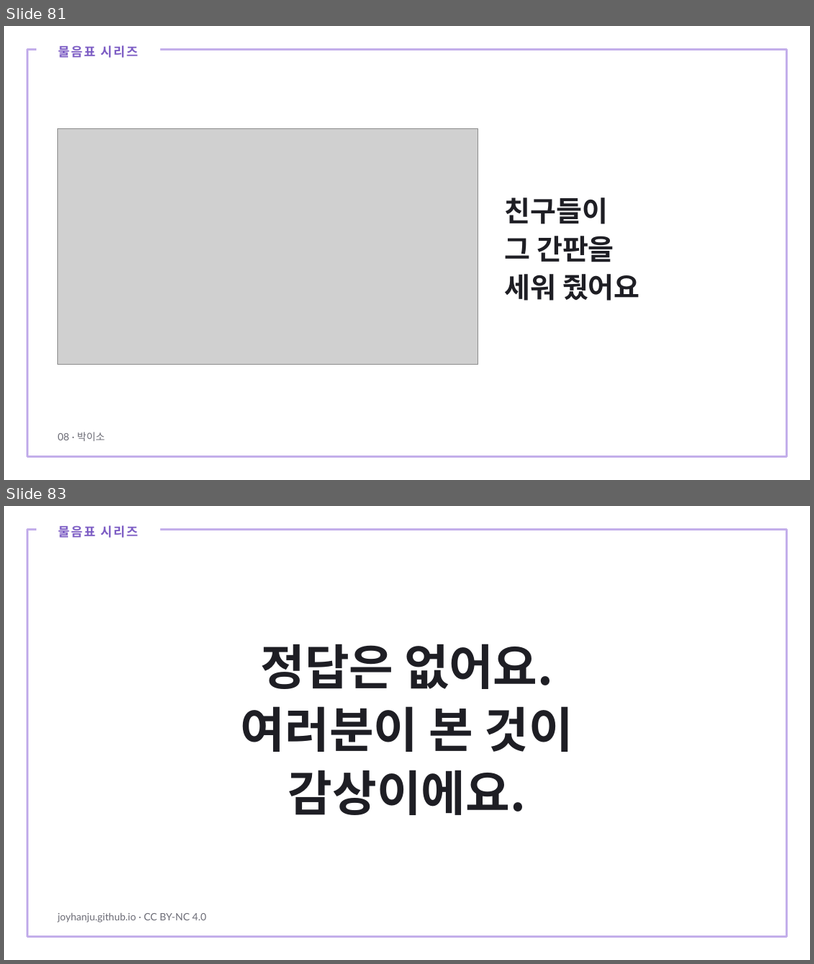
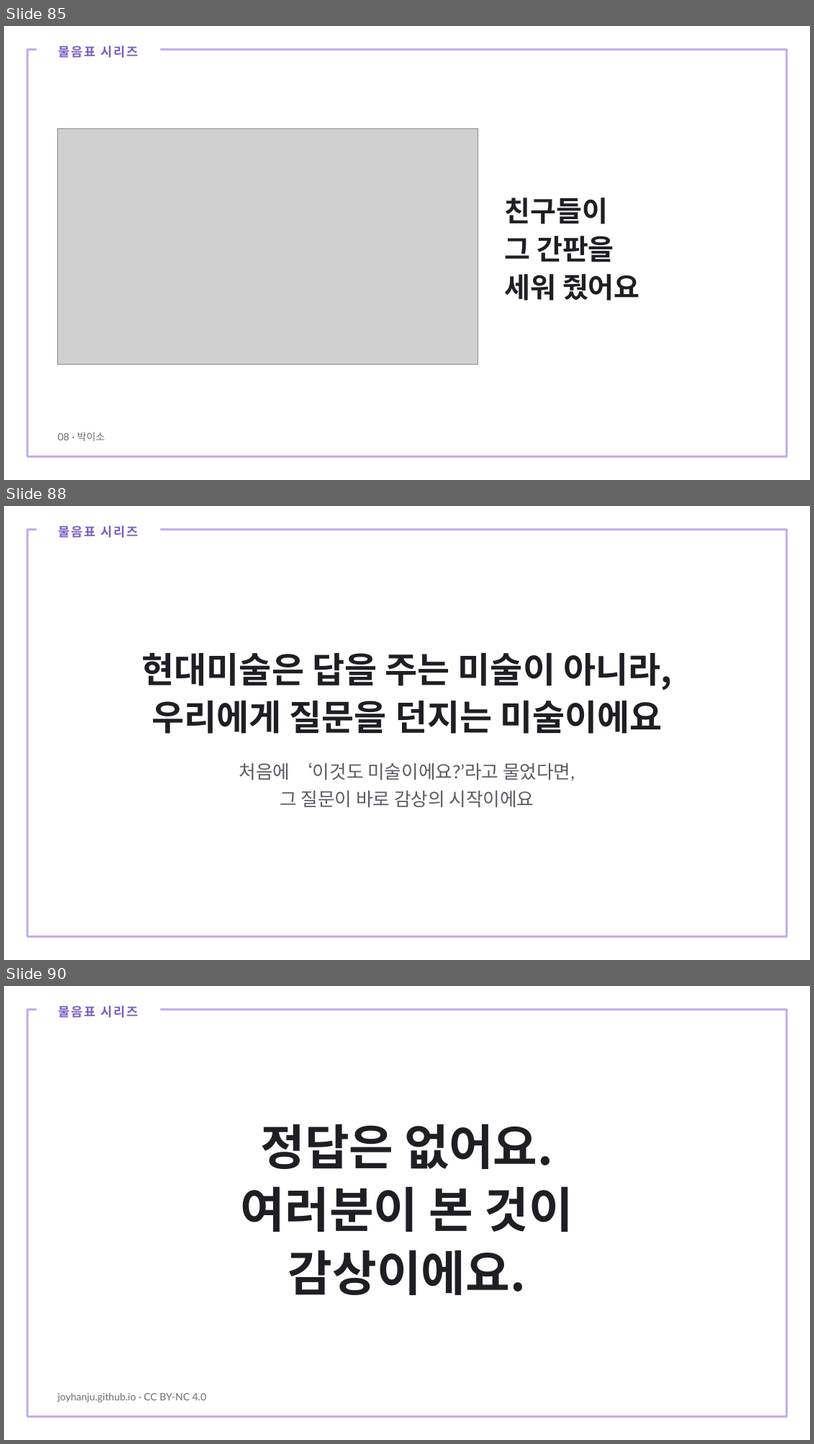
Before and after one commit to joyhanju/joyhanju.github.io, a slide deck: materials/this-is-art/이것도미술이에요_수업PPT.pptx. Shown one above the other, each under a label of ours: slides 81 and 83 before the commit, slides 85, 88 and 90 after it; the slides between them are not shown. The pictures are 814x964 and 814x1444 pixels, drawn with LibreOffice and Linux fonts; fonts in the diff are those of the drawing; grey boxes stand for pictures. Boxes give left, top, right and bottom in pixels: in the first picture for what was removed or moved away, otherwise in the second. Text is boxed around its words. In the diff, an @@ line names an element or a change of style, - is before the commit and + after.

```diff
--- a/materials/this-is-art/이것도미술이에요_수업PPT.pptx
+++ b/materials/this-is-art/이것도미술이에요_수업PPT.pptx
@@ slide 88 added at [4,506,810,960], background #FFFFFF @@
@@ text added at [59,525,139,538], 15 pt, text #7C5CC4, bold @@
+물음표 시리즈
@@ rectangle added at [28,530,787,936], outline #C3AEEA 3 pt @@
@@ text added at [142,653,672,734], 42 pt, text #1E1E24, bold @@
+현대미술은 답을 주는 미술이 아니라,
+우리에게 질문을 던지는 미술이에요
@@ text added at [239,762,575,807], 22 pt, text #5B5B66 @@
+처음에 ‘이것도 미술이에요?’라고 물었다면,
+그 질문이 바로 감상의 시작이에요
@@ what was slide 81 is now slide 85 @@
@@ what was slide 83 is now slide 90 @@
```
Also in this commit, not shown: 23 slides changed, 6 other slides added, 1 other file.
